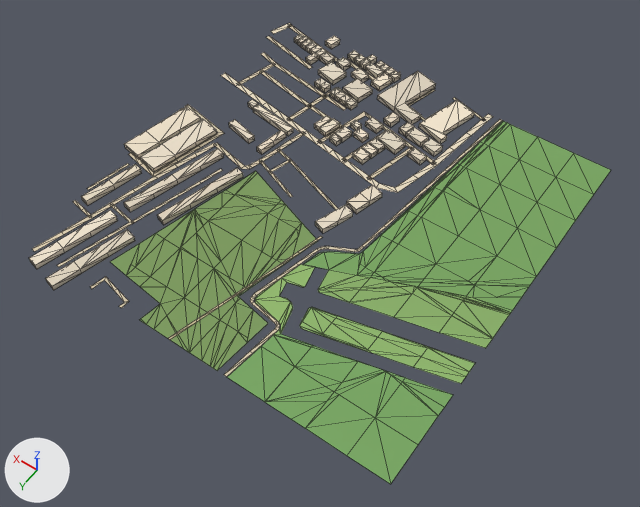
A saved change to the glTF model public/assets/bengaluru-region-v1/tiles/t2_21-l0.glb.
One viewpoint serves both versions: a 50 mm camera at (853.0, 11320.0, 797.0) aimed at (1230.0, 10793.0, -31.0). The axes (+X, +Y, +Z) are drawn at lower left. The lights are the same throughout. The picture after the commit comes second. Mesh edges are drawn as thin lines. Vertices at exactly the same position are counted once.

Objects in the first picture: 'building', 'ground'.
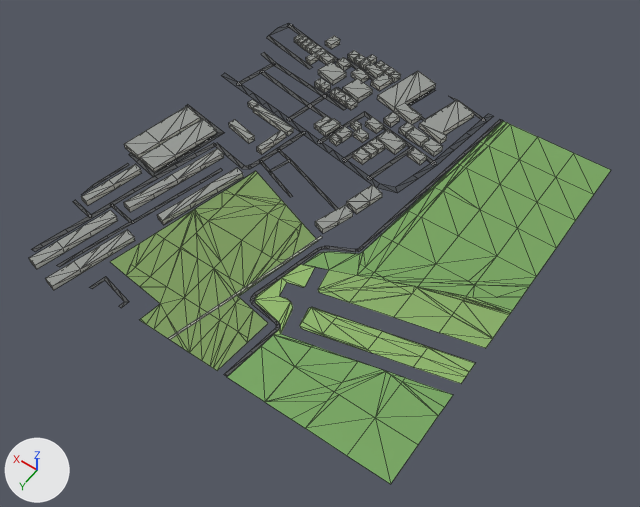
Pixel boxes (x1, y1, x2, y2) of what changed, in the pictures (640 x 507 px; the box of a moved part takes in the faces that stretch with it):
```json
{"part": 1, "of": "me_building", "change": "recoloured", "before": [29, 34, 474, 289], "after": [29, 34, 474, 289], "on screen": "darker"}
{"part": 2, "of": "me_ground", "change": "moved or reshaped", "before": [32, 153, 154, 308], "after": [32, 153, 154, 308]}
{"part": 3, "of": "me_ground", "change": "moved or reshaped", "before": [168, 23, 502, 377], "after": [168, 23, 502, 377]}
{"part": 4, "of": "me_ground", "change": "moved or reshaped", "before": [227, 154, 249, 169], "after": [227, 154, 249, 169]}
{"part": 5, "of": "me_ground", "change": "recoloured", "before": [65, 23, 502, 339], "after": [65, 23, 502, 339]}
```

Edits to the scene script, one JSON object a line:
```json
{"block": "me_building", "where": "# used by ob_building; location = (1000.0, 10500.0, 0.0)"}
{"op": "remove", "block": "me_building", "code": "me_building.from_pydata(...)  # 562 vertices, 740 faces; spans x 184.0..512.0, y -12.0..526.0, z 0.0..8.0"}
{"op": "add", "block": "me_building", "code": "me_building.from_pydata(...)  # 562 vertices, 902 faces; spans x 184.0..512.0, y -12.0..526.0, z 0.0..8.0"}
{"block": "me_building", "change": "me_building part 1: 740 kept faces spanning x 184.0..512.0, y -12.0..526.0, z 0.0..8.0 get new vertex colours"}
{"block": "me_building", "change": "edits to the shape of me_building do not show in these pictures"}
{"block": "me_ground", "where": "# used by ob_ground; location = (1000.0, 10500.0, 0.0)"}
{"block": "me_ground", "where": "# verts and faces of me_ground; kept vertices keep their numbers, new ones are numbered from 717"}
{"block": "me_ground", "where": "# before: 60 (370.0, 256.0, 1.0) at pixel (244, 165), 61 (370.0, 262.0, 1.0) at pixel (241, 168)"}
{"op": "remove", "block": "me_ground", "code": "me_ground.from_pydata(...)  # 717 vertices, 798 faces; spans x 0.0..504.0, y -3.0..501.0, z 1.0"}
{"op": "add", "block": "me_ground", "code": "me_ground.from_pydata(...)  # 724 vertices, 805 faces; spans x 0.0..500.0, y 0.0..500.0, z 1.0"}
{"block": "me_ground", "change": "me_ground part 2"}
{"block": "me_ground", "change": "11 vertices are removed from x 346.0..502.0, y 319.0..501.0, z 1.0"}
{"block": "me_ground", "change": "17 faces are deleted"}
{"block": "me_ground", "change": "5 vertices move from x 438.0..496.0, y 367.0..468.0, z 1.0 to x 438.0..496.0, y 364.0..468.0, z 1.0"}
{"block": "me_ground", "change": "15 vertices are added at x 345.0..500.0, y 319.0..500.0, z 1.0"}
{"block": "me_ground", "change": "21 new faces join them"}
{"block": "me_ground", "change": "me_ground part 3"}
{"block": "me_ground", "change": "17 vertices are removed from x 166.0..503.0, y -3.0..463.0, z 1.0"}
{"block": "me_ground", "change": "23 faces are deleted"}
{"block": "me_ground", "change": "4 vertices in x 384.0..499.0, y 16.0..57.0, z 1.0 move by (1.0, 0.0, 0.0)"}
{"block": "me_ground", "change": "3 vertices in x 154.0..162.0, y 40.0..79.0, z 1.0 move by (-4.0, -38.0, 0.0)"}
{"block": "me_ground", "change": "3 vertices in x 167.0..493.0, y -1.0..158.0, z 1.0 move by (0.0, 1.0, 0.0)"}
{"block": "me_ground", "change": "17 vertices move from x 158.0..504.0, y 1.0..466.0, z 1.0 to x 154.0..500.0, y 0.0..473.0, z 1.0"}
{"block": "me_ground", "change": "20 vertices are added at x 159.0..500.0, y 0.0..499.0, z 1.0"}
{"block": "me_ground", "change": "26 new faces join them"}
{"block": "me_ground", "change": "me_ground part 4"}
{"op": "add", "block": "me_ground", "code": "verts[61] = (370.0, 262.0, 1.0)  # moved, pixel (241, 168)"}
{"op": "add", "block": "me_ground", "code": "verts[60] = (371.0, 256.0, 1.0)  # moved, pixel (244, 165)"}
{"block": "me_ground", "change": "me_ground part 5: 272 kept faces spanning x 150.0..500.0, y 0.0..500.0, z 1.0 get new vertex colours; the middle colour goes from beige #d7c9ae to dark grey #535556"}
```
